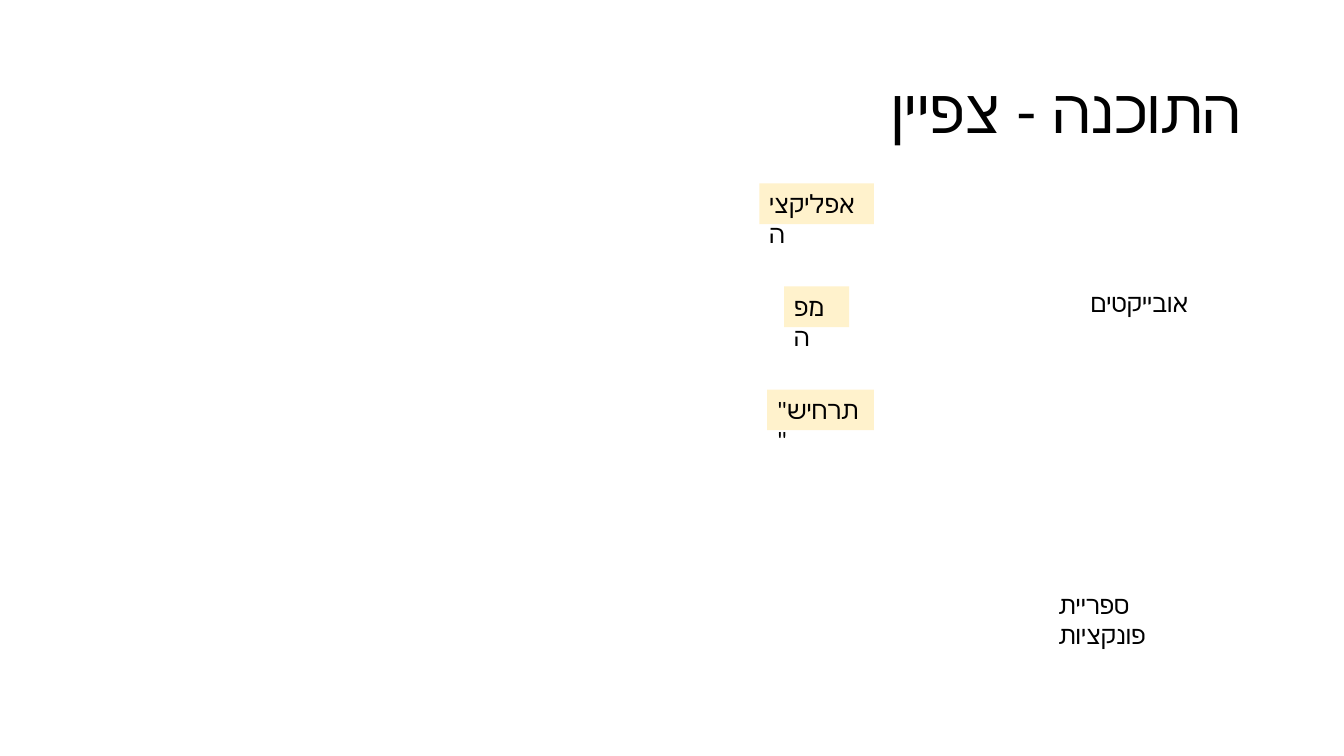
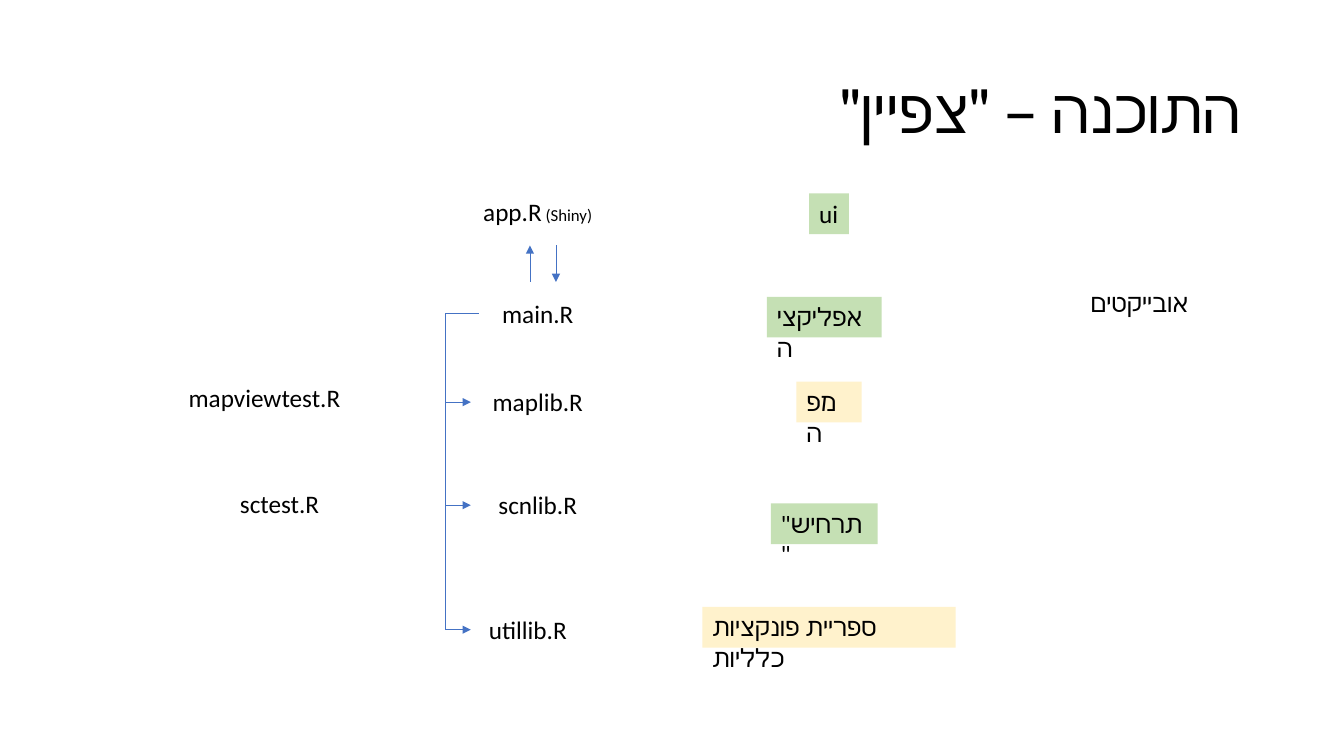
Before and after one commit to MOTRoundTables/ScenarioBank, a slide deck: slide 6 of doc/ScnLibApp.pptx (slide 5 before the commit). Drawn at 1344x756 pixels with LibreOffice and Linux fonts; fonts in the diff are those of the drawing. Boxes give left, top, right and bottom in pixels: in the first picture for what was removed or moved away, otherwise in the second. Text is boxed around its words. In the diff, an @@ line names an element or a change of style, - is before the commit and + after.

```diff
--- a/doc/ScnLibApp.pptx
+++ b/doc/ScnLibApp.pptx
@@ text added at (483,204,593,225), 12 pt, text #000000 @@
+app.R (Shiny)
@@ rectangle added at (810,194,849,234), fill #C5E0B4, 18 pt, text #000000 @@
+ui
@@ arrow added from (530, 282) to (530, 245), #4472C4 0.5 pt @@
@@ arrow added from (557, 245) to (557, 282), #4472C4 0.5 pt @@
@@ rectangle "אפליקציה" at (767,296,882,337): fill #FFF2CC to #C5E0B4 @@
@@ rectangle "אפליקציה": place and size @@
-rectangle "אפליקציה" at (759,184,874,224)
+rectangle "אפליקציה" at (767,296,882,337)
@@ elbow arrow added from (479, 314) to (471, 402), #4472C4 0.5 pt @@
@@ elbow arrow added from (479, 314) to (471, 505), #4472C4 0.5 pt @@
@@ elbow arrow added from (479, 314) to (471, 630), #4472C4 0.5 pt @@
@@ text added at (502,305,573,324), 18 pt, text #000000 @@
+main.R
@@ text added at (189,389,341,411), 18 pt, text #000000 @@
+mapviewtest.R
@@ rectangle "מפה": place and size @@
-rectangle "מפה" at (784,286,850,327)
+rectangle "מפה" at (797,382,862,422)
@@ text added at (493,393,583,415), 18 pt, text #000000 @@
+maplib.R
@@ text added at (240,496,319,514), 18 pt, text #000000 @@
+sctest.R
@@ text added at (498,496,576,514), 18 pt, text #000000 @@
+scnlib.R
@@ rectangle ""תרחיש"": place and size @@
-rectangle ""תרחיש"" at (767,389,874,430)
+rectangle ""תרחיש"" at (771,504,878,544)
@@ rectangle ""תרחיש"" at (771,504,878,544): fill #FFF2CC to #C5E0B4 @@
@@ text added at (489,621,567,639), 18 pt, text #000000 @@
+utillib.R
@@ rectangle "ספריית פונקציות כלליות": place and size @@
-rectangle "ספריית פונקציות כלליות" at (1058,599,1145,649)
+rectangle "ספריית פונקציות כלליות" at (703,607,956,647)
@@ rectangle "ספריית פונקציות כלליות" at (703,607,956,647): fill none to #FFF2CC @@
@@ text in rectangle at (712,621,877,667): text changed @@
-ספריית פונקציות
+ספריית פונקציות כלליות
```
Also in this commit, not shown: 2 other slides changed, 2 slides added, 5 other files.
